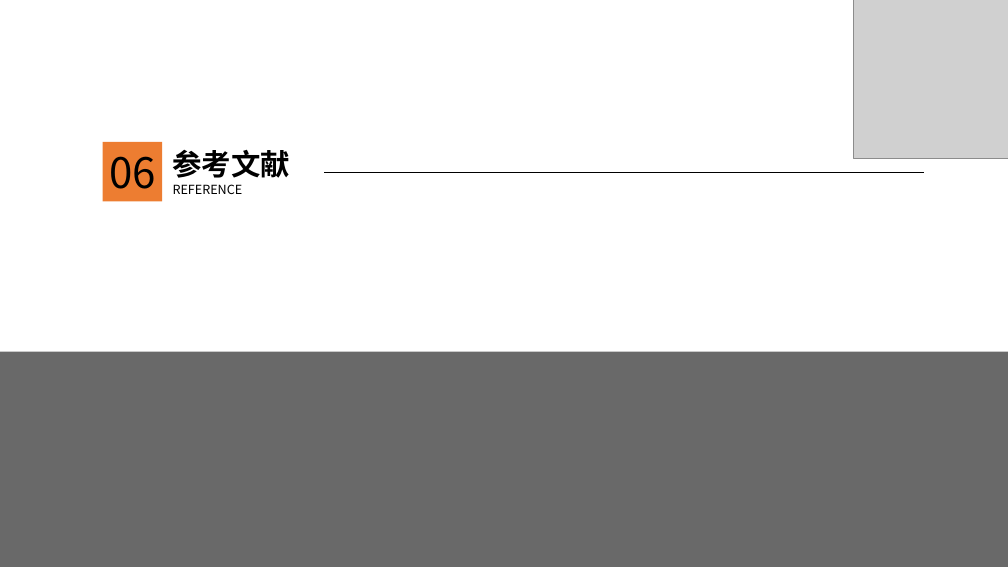
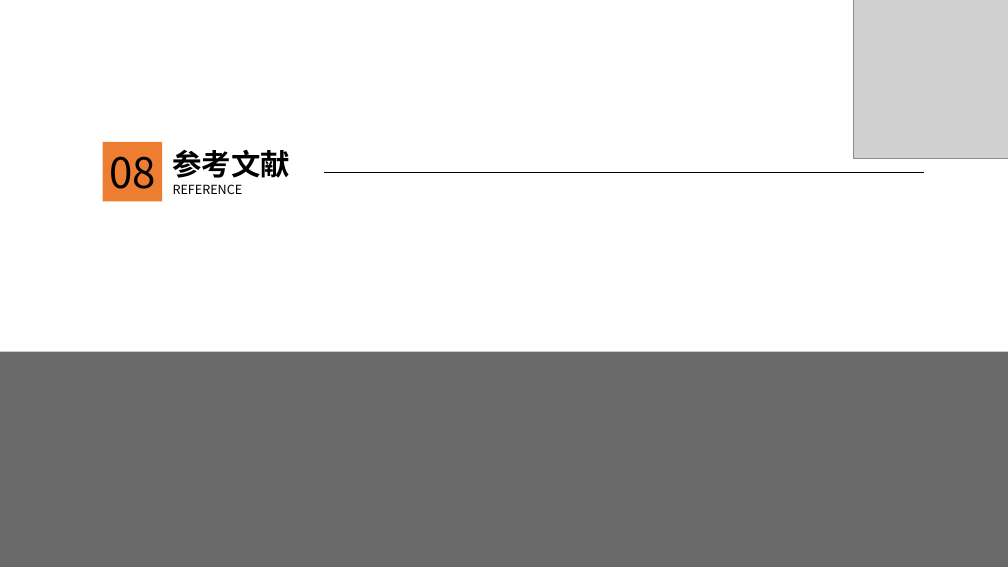
Before and after one commit to JanHonan/store, a slide deck: slide 23 of G2/软件工程系列课程教学辅助网站/非受控文档/楼静靓/PRD2017-G2-需求变更管理ppt.pptx (slide 13 before the commit). Drawn at 1008x567 pixels with LibreOffice and Linux fonts; fonts in the diff are those of the drawing; grey boxes stand for pictures; background and template pictures are left out. Boxes give left, top, right and bottom in pixels: in the first picture for what was removed or moved away, otherwise in the second. Text is boxed around its words. In the diff, an @@ line names an element or a change of style, - is before the commit and + after.

```diff
--- a/G2/软件工程系列课程教学辅助网站/非受控文档/楼静靓/PRD2017-G2-需求变更管理ppt.pptx
+++ b/G2/软件工程系列课程教学辅助网站/非受控文档/楼静靓/PRD2017-G2-需求变更管理ppt.pptx
@@ text at [109,156,156,189]: text changed @@
-06
+08
```
Also in this commit, not shown: 8 other slides changed, 14 slides added, 4 slides removed.
